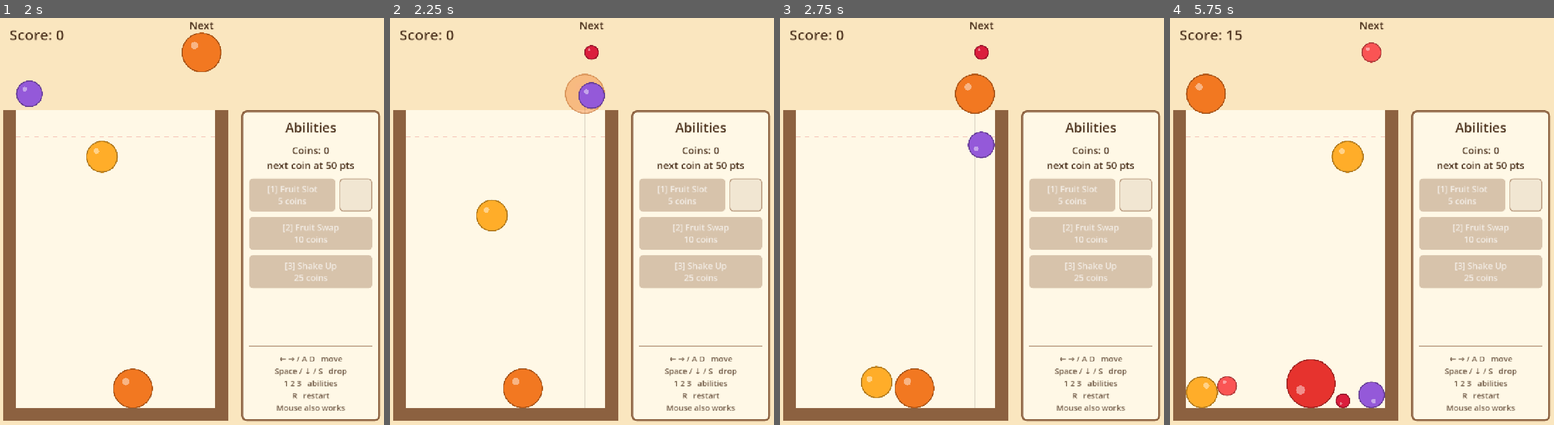
Above: before the commit, frames 1-4 (left to right).
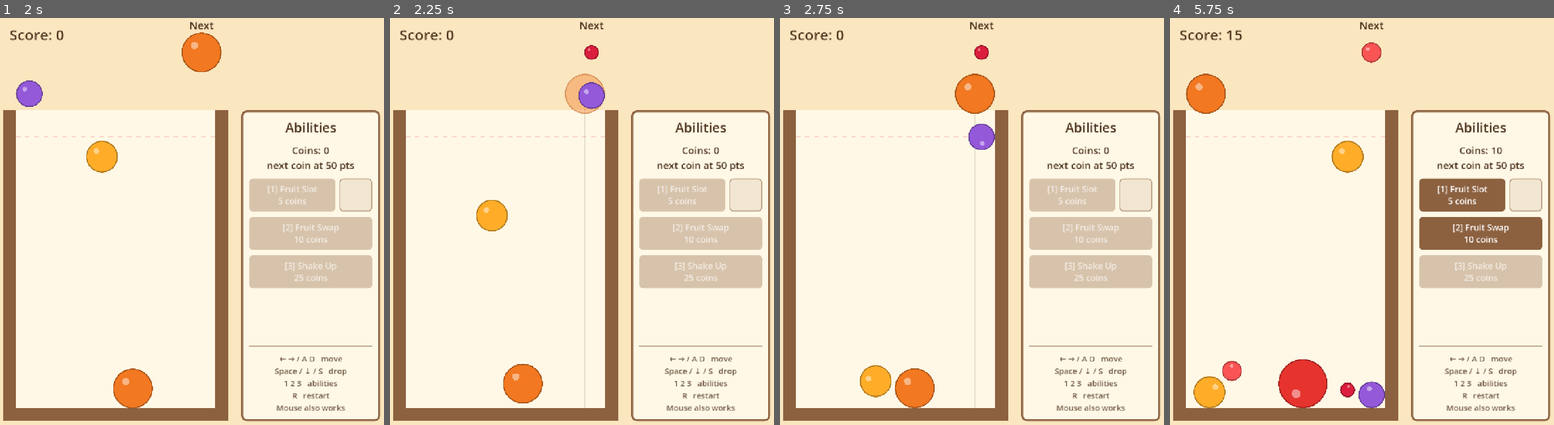
Above: after the commit, the same moments.

Repository: GilCostaSBL/Suika_Prototype
Game: Godot game, scene res://scenes/main.tscn
Same seed, same stepped clock (60 frames per second), same inputs: the game is played once before the commit and once after it.
Inputs (mouse positions are in pixels of both pictures, inside the frame that each line leads up to):
- Up to frame 1 (2 s): tap Enter at 0.5 s; move the mouse to (284, 201) at 0.52 s; hold Right (move_right) 0.53-1.28 s; tap Space (drop) at 0.6, 1.35 s; click (284, 201) at 0.67 s; move the mouse to (115, 245) at 1.27 s; hold Left (move_left) from 1.28 s (still down)
- Up to frame 2 (2.25 s): move the mouse to (624, 127) at 2.02 s; release Left (move_left) at 2.03 s; hold Right (move_right) from 2.03 s (still down); tap Space (drop) at 2.1 s
- Up to frame 3 (2.75 s): keep holding Right (move_right)
- Up to frame 4 (5.75 s): move the mouse to (1346, 306) at 2.77 s; tap Space (drop) every 0.75 s from 2.85 to 5.1 s; click (1346, 306) at 2.92 s; move the mouse to (1484, 286) at 3.52 s; release Right (move_right) at 3.53 s; hold Left (move_left) from 3.53 s (still down); tap F1 (debug_coins, bound only after the commit) at 4.15 s; move the mouse to (1246, 160) at 4.27 s; move the mouse to (1385, 221) at 5.02 s; click (1385, 221) at 5.17 s

Frame 1 is identical in both runs. In frame 2, 0.4% of the frame differs, in the area x 29-40%, y 84-96%; in frame 3, 0.5%; in frame 4, 6.0%, in the area x 4-97%, y 31-96%.

Commit message:
physics: per-size bounce, merge pop, and F1 debug coins
Small fruit bounces more than large fruit, fresh merges push neighbours
outward, and F1 grants coins in debug builds for testing abilities.

Co-Authored-By: Claude Opus 5.5 <noreply@anthropic.com>

Diff:
--- a/config/balance.tres
+++ b/config/balance.tres
@@ -4,7 +4,12 @@
 
 [resource]
 script = ExtResource("1_balance")
+bounce_smallest = 0.2
+bounce_largest = 0.05
+merge_pop_speed = 180.0
+merge_pop_range = 1.4
 points_per_coin = 50
+debug_coin_grant = 10
 slot_cost = 5
 swap_cost = 10
 shake_cost = 25
--- a/project.godot
+++ b/project.godot
@@ -58,6 +58,11 @@
 "events": [Object(InputEventKey,"resource_local_to_scene":false,"resource_name":"","device":-1,"window_id":0,"alt_press …(190 unchanged characters)…
 ]
 }
+debug_coins={
+"deadzone": 0.2,
+"events": [Object(InputEventKey,"resource_local_to_scene":false,"resource_name":"","device":-1,"window_id":0,"alt_pressed":false,"shift_pressed":false,"ctrl_pressed":false,"meta_pressed":false,"pressed":false,"keycode":0,"physical_keycode":4194332,"key_label":0,"unicode":0,"location":0,"echo":false,"script":null)
+]
+}
 restart={
 "deadzone": 0.2,
 "events": [Object(InputEventKey,"resource_local_to_scene":false,"resource_name":"","device":-1,"window_id":0,"alt_press …(190 unchanged characters)…
--- a/scripts/balance.gd
+++ b/scripts/balance.gd
@@ -4,9 +4,22 @@
 ## Tunable numbers for the run economy and abilities.
 ## Edit res://config/balance.tres in the inspector to tune without touching code.
 
+@export_group("Fruit physics")
+## Bounce of the smallest fruit (cherry). Bounce scales linearly to the largest fruit's value.
+@export_range(0.0, 1.0) var bounce_smallest: float = 0.2
+## Bounce of the largest fruit (watermelon).
+@export_range(0.0, 1.0) var bounce_largest: float = 0.05
+## Speed (px/s) a neighbour touching a fresh merge is pushed away with. 0 disables the pop.
+@export var merge_pop_speed: float = 180.0
+## How far the pop reaches, as a multiple of (new fruit radius + neighbour radius).
+@export var merge_pop_range: float = 1.4
+
 @export_group("Economy")
 ## A coin is awarded each time the score passes a multiple of this.
 @export var points_per_coin: int = 50
+
+## Coins granted by the debug key (F1). Only works in debug builds (editor / debug exports).
+@export var debug_coin_grant: int = 10
 
 @export_group("Ability costs")
 ## Fruit Slot: stash the current fruit, release it later for free.
--- a/scripts/fruit.gd
+++ b/scripts/fruit.gd
@@ -4,6 +4,8 @@
 ## A single physics fruit. The game script detects merges via get_colliding_bodies().
 
 var tier: int = 0
+## Set by the game from the balance config before the fruit enters the tree.
+var bounce: float = 0.05
 ## Set once this fruit is consumed by a merge, so it can't merge twice.
 var merging: bool = false
 ## Seconds since spawn; young fruits don't count toward game over.
@@ -21,7 +23,7 @@
 	mass = r * r / 400.0
 	var material := PhysicsMaterial.new()
 	material.friction = 0.4
-	material.bounce = 0.05
+	material.bounce = bounce
 	physics_material_override = material
 	# Shake Up boosts gravity; continuous collision keeps fast small fruit from tunnelling.
 	continuous_cd = RigidBody2D.CCD_MODE_CAST_SHAPE
--- a/scripts/game.gd
+++ b/scripts/game.gd
@@ -68,6 +68,8 @@
 	if Input.is_action_just_pressed("restart"):
 		_restart()
 		return
+	if Input.is_action_just_pressed("debug_coins") and OS.is_debug_build():
+		grant_debug_coins()
 	if is_over:
 		if Input.is_action_just_pressed("drop"):
 			_restart()
@@ -155,6 +157,8 @@
 	var fruit := Fruit.new()
 	fruit.tier = tier
 	fruit.position = pos
+	var size_t := float(tier) / (FruitData.count() - 1)
+	fruit.bounce = lerpf(balance.bounce_smallest, balance.bounce_largest, size_t)
 	fruits.add_child(fruit)
 	shake_up.prepare_fruit(fruit)
 	return fruit
@@ -181,8 +185,32 @@
 	b.queue_free()
 	# Two watermelons simply vanish.
 	if tier + 1 < FruitData.count():
-		_spawn_fruit.call_deferred(tier + 1, pos)
+		_spawn_merged.call_deferred(tier + 1, pos)
 	_add_score(FruitData.merge_score(tier))
+
+
+func _spawn_merged(tier: int, pos: Vector2) -> void:
+	var fruit := _spawn_fruit(tier, pos)
+	pop_neighbors(fruit)
+
+
+## Pushes fruit near a fresh merge outward, stronger the closer they are.
+func pop_neighbors(source: Fruit) -> void:
+	if balance.merge_pop_speed <= 0.0:
+		return
+	var source_radius := FruitData.radius(source.tier)
+	for child in fruits.get_children():
+		var fruit := child as Fruit
+		if fruit == null or fruit == source or fruit.merging:
+			continue
+		var offset := fruit.global_position - source.global_position
+		var reach := (source_radius + FruitData.radius(fruit.tier)) * balance.merge_pop_range
+		var distance := offset.length()
+		if distance >= reach or distance < 0.001:
+			continue
+		var strength := 1.0 - distance / reach
+		fruit.sleeping = false
+		fruit.apply_central_impulse(offset / distance * balance.merge_pop_speed * strength * fruit.mass)
 
 
 func _add_score(points: int) -> void:
@@ -192,6 +220,13 @@
 	if earned > coins_awarded:
 		coins += earned - coins_awarded
 		coins_awarded = earned
+	_update_ui()
+
+
+## Testing helper (F1). The caller checks OS.is_debug_build(), so release exports ignore the key.
+func grant_debug_coins() -> void:
+	coins += balance.debug_coin_grant
+	print("[debug] +%d coins (now %d)" % [balance.debug_coin_grant, coins])
 	_update_ui()
 
 
--- a/tests/smoke_test.gd
+++ b/tests/smoke_test.gd
@@ -43,6 +43,27 @@
 	Input.action_release("drop")
 	_expect(_tiers(main).size() == count_before + 1, "drop action spawns a fruit")
 	await _wait_physics(240)
+
+	# Bounce scales from small (bouncy) to large (dull).
+	var cherry: Fruit = main._spawn_fruit(0, Vector2(200, 500))
+	var melon: Fruit = main._spawn_fruit(10, Vector2(400, 500))
+	_expect(is_equal_approx(cherry.physics_material_override.bounce, main.balance.bounce_smallest), "cherry uses bounce_smallest")
+	_expect(is_equal_approx(melon.physics_material_override.bounce, main.balance.bounce_largest), "watermelon uses bounce_largest")
+	cherry.queue_free()
+	melon.queue_free()
+	await physics_frame
+
+	# Merge pop: a close neighbour is pushed away, a far one is not.
+	var source: Fruit = main._spawn_fruit(1, Vector2(200, 500))
+	var near: Fruit = main._spawn_fruit(0, Vector2(260, 500))
+	var far: Fruit = main._spawn_fruit(0, Vector2(560, 500))
+	main.pop_neighbors(source)
+	await physics_frame
+	_expect(near.linear_velocity.x > 20.0, "merge pop pushes a close fruit away (vx %.0f)" % near.linear_velocity.x)
+	_expect(absf(far.linear_velocity.x) < 1.0, "merge pop leaves far fruit alone (vx %.1f)" % far.linear_velocity.x)
+	for f in [source, near, far]:
+		f.queue_free()
+	await physics_frame
 
 	# Coins: one per points_per_coin (50) passed.
 	main._add_score(300 - main.score)
@@ -98,6 +119,13 @@
 	_expect(escaped == 0, "no fruit escaped the jar (%d out)" % escaped)
 	_expect(not main.is_over, "shake up didn't end the game")
 
+	# Debug key grants coins (the editor binary is a debug build).
+	var coins_before: int = main.coins
+	Input.action_press("debug_coins")
+	await _wait_physics(2)
+	Input.action_release("debug_coins")
+	_expect(main.coins == coins_before + main.balance.debug_coin_grant, "F1 grants debug coins (%d -> %d)" % [coins_before, main.coins])
+
 	# A settled fruit held above the danger line ends the game.
 	var stuck: Fruit = main._spawn_fruit(0, Vector2(120, 330))
 	stuck.freeze = true
Not shown, changed: CLAUDE.md
Not shown, changed: docs/design/GDD.md
Not shown, changed: docs/devlog/2026-11-02.md
